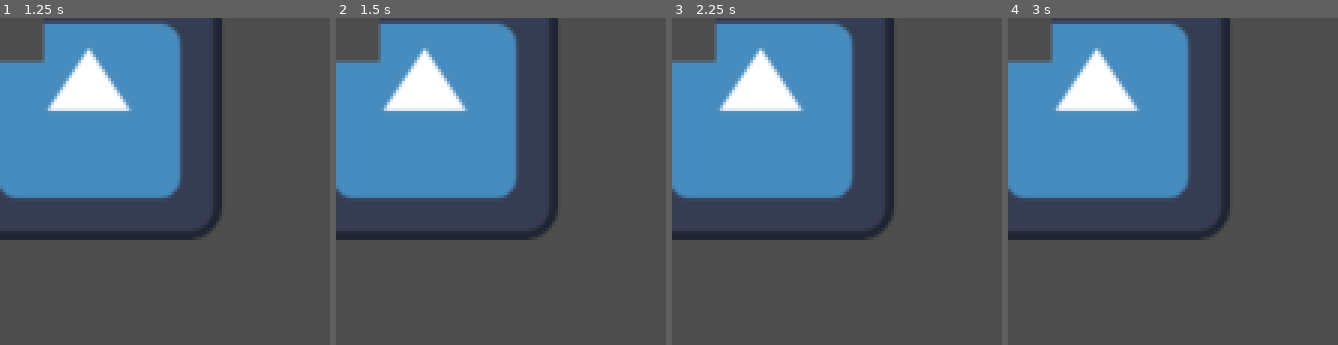
Above: before the commit, frames 1-4 (left to right).
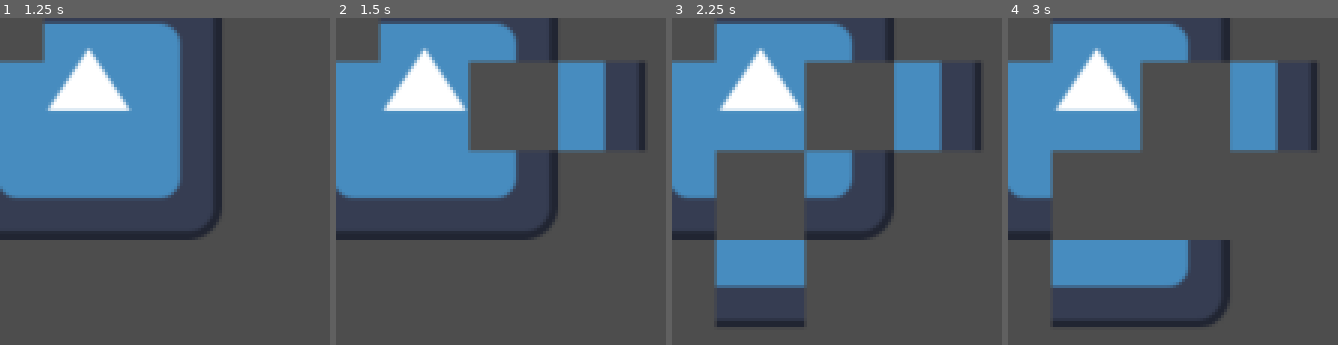
Above: after the commit, the same moments.

Repository: MaycolMont/SlidePuzzle
Game: Godot game, scene res://scenes/board.tscn
The game is run twice, just before and just after one commit, with the same random seed, the same clock (stepped at 60 frames per second) and the same inputs. The project has no main scene, so this scene is started directly. The engine's default icon, where the game draws it, is replaced by a stand-in: a white triangle on a blue panel in a dark square.
Inputs (mouse positions are in pixels of both pictures, inside the frame that each line leads up to):
- Up to frame 1 (1.25 s): tap Enter at 0.5 s; move the mouse to (89, 106) at 0.52 s; click (89, 106) at 0.67 s
- Up to frame 2 (1.5 s): tap Space at 1.25 s; move the mouse to (514, 106) at 1.27 s; click (514, 106) at 1.42 s
- Up to frame 3 (2.25 s): tap Enter at 2 s; move the mouse to (761, 194) at 2.02 s; click (761, 194) at 2.17 s
- Up to frame 4 (3 s): tap Space at 2.75 s; move the mouse to (1186, 194) at 2.77 s; click (1186, 194) at 2.92 s

Frame 1 is identical in both runs. In frame 2, 9.9% of the frame differs, in the area x 40-94%, y 12-42%; in frame 3, 20%; in frame 4, 27%, in the area x 12-94%, y 12-95%.

Commit message:
stable piece

Diff:
--- a/scripts/board.gd
+++ b/scripts/board.gd
@@ -3,7 +3,9 @@
 var size : Vector2 = Vector2.ONE * 128
 var pieces_range : Vector2i = Vector2i.ONE * 3
 var image_path : String = 'res://icon.svg'
-var points
+var movements : int
+var points : int
+
 @export var piece_scene : PackedScene
 
 func _ready():
@@ -32,4 +34,12 @@
 			piece.size = piece_size
 			piece.correct_position = Vector2i(i, j)
 			piece.position = Vector2(i * piece_size.x, j * piece_size.y)
+			piece.moved.connect(_on_piece_moved)
 			add_child(piece)
+
+func _on_piece_moved(current_position, correct_position):
+	movements += 1
+	if current_position == correct_position:
+		points += 1
+	else:
+		points -= 1
--- a/scripts/piece.gd
+++ b/scripts/piece.gd
@@ -1,7 +1,6 @@
 extends Area2D
-class_name Piece
 
-signal in_correct_position
+signal moved(current_position, correct_position)
 
 var size : Vector2
 var current_position : Vector2i
@@ -29,27 +28,23 @@
 		raycast2d.collide_with_areas = true
 		raycast2d.target_position.y = (size.x / 2) + 10
 		raycast2d.target_position = raycast2d.target_position.rotated(i * (PI/2))
-		raycast2d.add_to_group('raycast')
 		add_child(raycast2d)
 
 func _get_free_direction() -> Vector2:
 	var array_raycasts = []
 	for child in get_children():
 		if child is RayCast2D:
-			array_raycasts.append(child)
-
-	for raycast2d in array_raycasts:
-		if not raycast2d.is_colliding:
-			return raycast2d.target_position.normalized()
+			if not child.is_colliding():
+				return child.target_position.normalized()
 
 	return Vector2.ZERO
 
 func _try_move() -> void:
 	var direction = _get_free_direction()
-	current_position += Vector2i(direction)
-	if current_position == correct_position:
-		in_correct_position.emit()
-	position += direction * size
+	if direction:
+		current_position += Vector2i(direction)
+		moved.emit(current_position, correct_position)
+		position += Vector2(direction.x * size.x, direction.y * size.y)
 
 func _on_input_event(viewport, event, shape_idx):
 	if event is InputEventMouseButton:
